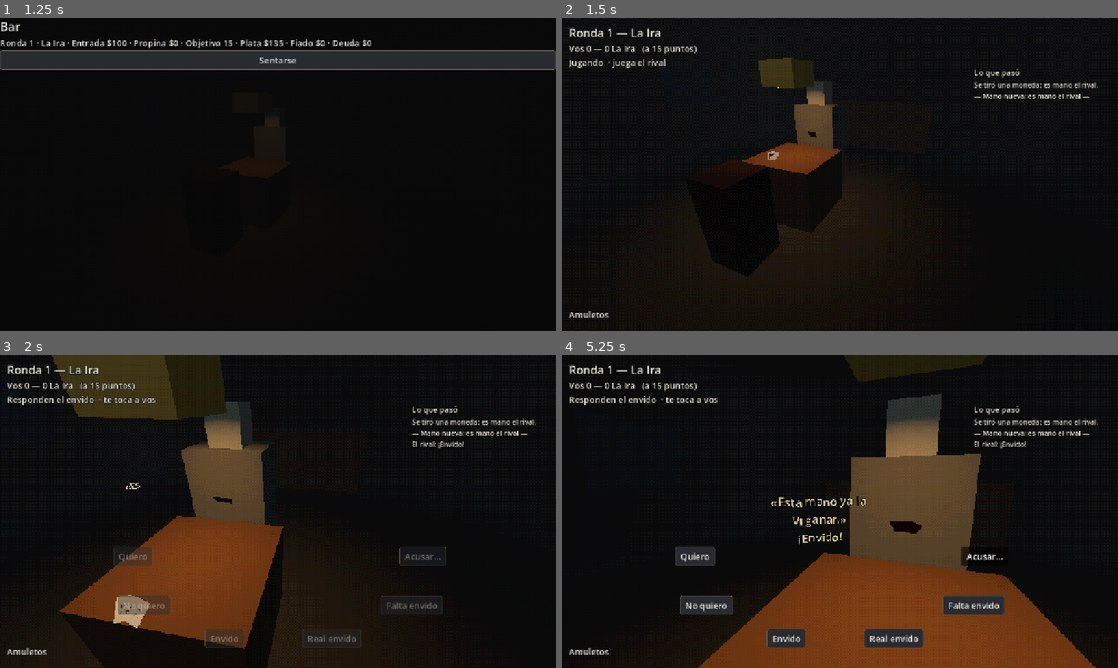
Above: before the commit, frames 1-4 (two rows, left to right).
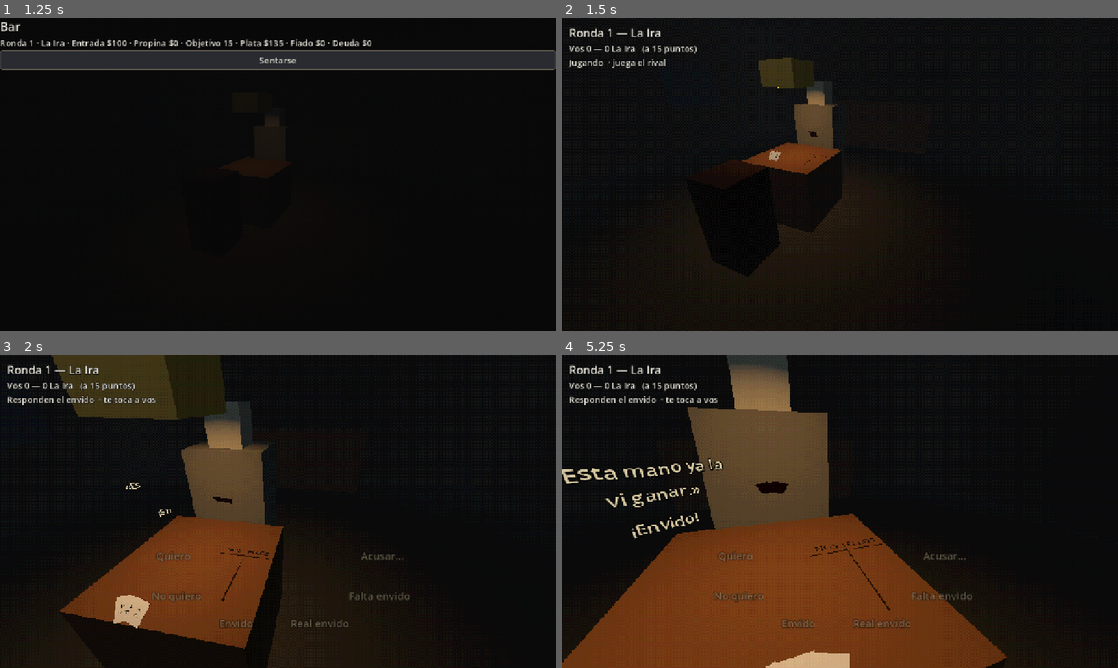
Above: after the commit, the same moments.

Repository: JoakoZarza/paye
Game: Godot game, scene res://ui/main.tscn
The game is run twice, just before and just after one commit, with the same random seed, the same clock (stepped at 60 frames per second) and the same inputs.
Inputs (mouse positions are in pixels of both pictures, inside the frame that each line leads up to):
- Up to frame 1 (1.25 s): click "Normal — Partida equilibrada …" at 0.5 s
- Up to frame 2 (1.5 s): click "Sentarse" at 1.25 s
- Up to frame 3 (2 s): no input
- Up to frame 4 (5.25 s): tap Enter at 2 s; move the mouse to (962, 495) at 2.02 s; hold D 2.03-2.75 s; hold Shift 2.03-2.75 s; click (962, 495) at 2.17 s; tap Space at 2.27 s; drag from (728, 527) to (812, 574) at 2.77 s; move the mouse to (895, 442) at 3.52 s; hold D 3.53-4.25 s; tap Ctrl at 3.6 s; click (895, 442) at 3.67 s; drag from (812, 574) to (673, 464) at 4.27 s; move the mouse to (1006, 558) at 5.02 s; hold A from 5.03 s (still down); tap Alt at 5.1 s; click (1006, 558) at 5.17 s

Frame 1 is identical in both runs. In frame 2, 0.7% of the frame differs, in the area x 1-97%, y 16-96%; in frame 3, 2.9%; in frame 4, 40%, in the area x 0-97%, y 0-100%.

Commit message:
feat(world): cantos temblorosos junto a la mano, contador de tanto, planilla NOS/ELLOS tallada y amuletos sobre la mesa
Co-Authored-By: Claude Opus 5.5 <noreply@anthropic.com>

Diff:
--- a/tests/tools/world_snapshot.gd
+++ b/tests/tools/world_snapshot.gd
@@ -1,6 +1,6 @@
 extends SceneTree
 ## Captura la mesa 3D en un PNG para revisarla sin jugar.
-## Uso: godot --path . -s res://tests/tools/world_snapshot.gd -- <salida.png> [ps1: 1|0] [fase: match|bar] [vista: hand|rival|left|right|back]
+## Uso: godot --path . -s res://tests/tools/world_snapshot.gd -- <salida.png> [ps1: 1|0] [fase: match|bar] [vista: hand|rival|left|right|back] [puntos: 4,7]
 
 const MAIN := "res://ui/main.tscn"
 
@@ -24,6 +24,10 @@
 	if phase == "match":
 		rc.enter_match()
 	main.camera.mouse_look = false
+	if args.size() > 4 and phase == "match":
+		var pts := args[4].split(",")
+		rc.table().truco_match.scores[0] = int(pts[0])
+		rc.table().truco_match.scores[1] = int(pts[1])
 	main.router.refresh()
 	await create_timer(1.2).timeout
 	if args.size() > 3:
--- a/tests/world/test_table_3d.gd
+++ b/tests/world/test_table_3d.gd
@@ -287,7 +287,7 @@
 	var diagonal: Array = ScoreTally.stick_shape(4)
 	assert_almost_eq(float(diagonal[2]), PI * 0.25, 0.001, "el quinto cruza en diagonal")
 	var next_group: Array = ScoreTally.stick_shape(5)
-	assert_gt(next_group[0].x, ScoreTally.SIDE, "el sexto empieza otro cuadrado")
+	assert_gt(next_group[0].z, ScoreTally.SIDE, "el sexto empieza otro cuadrado, debajo")
 	tally.set_points(2)
 	assert_eq(tally.points(), 2, "partido nuevo: se empieza de cero")
 
@@ -300,8 +300,10 @@
 	rc.table().truco_match.scores[0] = 3
 	rc.table().truco_match.scores[1] = 6
 	table.sync()
-	assert_eq((bar.marker("TallyPlayer").get_node("TallyPlayer") as ScoreTally).points(), 3)
-	assert_eq((bar.marker("TallyDealer").get_node("TallyDealer") as ScoreTally).points(), 6)
+	var sheet := bar.marker("ScoreSheet").get_node("Sheet") as ScoreSheet
+	assert_eq(sheet.tally(0).points(), 3, "NOS")
+	assert_eq(sheet.tally(1).points(), 6, "ELLOS")
+	assert_eq((sheet.get_node("HeaderNOS") as Label3D).text, "NOS")
 
 
 func test_el_canto_del_rival_espera_tu_respuesta() -> void:
@@ -309,7 +311,7 @@
 	var table: Table3D = s[2]
 	var bar: Bar3D = s[3]
 	var p := table.presenter
-	var speech := bar.marker("SpeechAnchor").get_node("RivalSpeech") as Subtitle3D
+	var speech := bar.marker("SpeechAnchor").get_node("RivalCall") as Subtitle3D
 	p._apply([GameEvent.make(&"call_made", {"player": TablePresenter.DEALER, "call": TrucoAction.Type.TRUCO})] as Array[GameEvent])
 	assert_true(p.rival_waiting)
 	table.sync()
@@ -371,3 +373,33 @@
 	assert_true(cam.leaning())
 	assert_lt(cam.global_position.z, seat.z - 0.15, "se adelanta")
 	assert_false(cam.looking_at_hand(), "inclinado, la mano se baja")
+
+
+func test_los_amuletos_estan_sobre_la_mesa() -> void:
+	var s := _setup()
+	var rc: RunController = s[0]
+	var screen: BaseScreen = s[1]
+	var table: Table3D = s[2]
+	rc.systems.loadout.equip(AmuletDef.load_all()[&"mirror"])
+	table.sync()
+	assert_eq(table.amulet_tokens().size(), 1)
+	var amulets := screen.find_child("Amulet_mirror", true, false) as Control
+	assert_true(amulets == null or not amulets.is_visible_in_tree(), "no hay botón de amuletos en 3D")
+
+
+func test_el_tanto_se_elige_con_flechitas() -> void:
+	var dial := TantoDial.new([0, 4, 5, 20, 21, 27, 33] as Array[int], 27)
+	add_child_autofree(dial)
+	assert_eq(dial.value, 27)
+	dial.nudge(1, 1)
+	assert_eq(dial.value, 33, "salta al siguiente que se puede declarar")
+	dial.nudge(10, -1)
+	assert_eq(dial.value, 21)
+	dial.nudge(1, -1)
+	assert_eq(dial.value, 20)
+	dial.nudge(10, -1)
+	assert_eq(dial.value, 5)
+	var got := [-1]
+	dial.declared.connect(func(v: int) -> void: got[0] = v)
+	(dial.find_child("Declare", true, false) as Button).pressed.emit()
+	assert_eq(got[0], 5)
--- /dev/null
+++ b/ui/ring_style.gd
@@ -0,0 +1,51 @@
+class_name RingStyle
+extends RefCounted
+## Botones de la mesa 3D: sin caja, solo el texto con borde negro que tiembla apenas,
+## como los subtítulos del rival pero más tranquilo. Al pasar el mouse se dora.
+
+const COLOR := Color("#D8C9A3")
+const HOVER := Color("#D9A54A")
+const DISABLED := Color(0.55, 0.52, 0.46, 0.6)
+const FONT_SIZE := 24
+## Temblor de RichTextLabel: rate = qué tan rápido, level = cuánto.
+const SHAKE := "[shake rate=5.0 level=3 connected=1]%s[/shake]"
+
+
+## Convierte un botón normal: el texto pasa a una etiqueta temblorosa encima.
+static func shakify(b: Button) -> void:
+	if b.get_node_or_null("Shaky") != null:
+		return
+	var text := b.text
+	var empty := StyleBoxEmpty.new()
+	for state in ["normal", "hover", "pressed", "disabled", "focus"]:
+		b.add_theme_stylebox_override(state, empty)
+	for state in ["font_color", "font_hover_color", "font_pressed_color", "font_disabled_color", "font_focus_color"]:
+		b.add_theme_color_override(state, Color.TRANSPARENT)
+	b.add_theme_font_size_override("font_size", FONT_SIZE)
+	var label := shaky_label(text)
+	label.name = "Shaky"
+	label.set_anchors_and_offsets_preset(Control.PRESET_FULL_RECT)
+	b.add_child(label)
+	_paint(b, label, false)
+	b.mouse_entered.connect(func() -> void: _paint(b, label, true))
+	b.mouse_exited.connect(func() -> void: _paint(b, label, false))
+
+
+static func shaky_label(text: String, size := FONT_SIZE) -> RichTextLabel:
+	var label := RichTextLabel.new()
+	label.bbcode_enabled = true
+	label.fit_content = true
+	label.scroll_active = false
+	label.autowrap_mode = TextServer.AUTOWRAP_OFF
+	label.mouse_filter = Control.MOUSE_FILTER_IGNORE
+	label.add_theme_font_size_override("normal_font_size", size)
+	label.add_theme_constant_override("outline_size", 8)
+	label.add_theme_color_override("font_outline_color", Color.BLACK)
+	label.add_theme_color_override("default_color", COLOR)
+	label.text = "[center]" + SHAKE % text + "[/center]"
+	return label
+
+
+static func _paint(b: Button, label: RichTextLabel, hover: bool) -> void:
+	var color := DISABLED if b.disabled else (HOVER if hover else COLOR)
+	label.add_theme_color_override("default_color", color)
--- a/ui/screens/table_screen.gd
+++ b/ui/screens/table_screen.gd
@@ -9,9 +9,9 @@
 ## Vista 3D: los cantos van en un arco alrededor de tu mano (centro y radios en
 ## fracción de pantalla; ángulos en grados, 270 = abajo).
 const RING_CENTER := Vector2(0.5, 0.7)
-const RING_RADII := Vector2(0.27, 0.22)
-const RING_FROM := 165.0
-const RING_TO := 375.0
+const RING_RADII := Vector2(0.2, 0.17)
+const RING_FROM := 160.0
+const RING_TO := 380.0
 ## Margen alrededor de un botón dentro del cual la cabeza se queda quieta.
 const HOLD_MARGIN := 14.0
 
@@ -38,6 +38,8 @@
 var _built := false
 var _ring: Control
 var _table3d: Table3D
+var _log_title: Label
+var _amulets_title: Label
 
 
 func _ready() -> void:
@@ -58,7 +60,9 @@
 ## Vista 3D: las cartas las pone el bar; acá quedan los botones abajo, sin tapar
 ## los clics sobre las cartas.
 func _use_world() -> void:
-	for n in [_dealer_row, _table_row, _player_row, _dealer_title, _table_title, _player_title]:
+	# En 3D lo que pasó se ve en la mesa y los amuletos están apoyados en ella.
+	for n in [_dealer_row, _table_row, _player_row, _dealer_title, _table_title, _player_title,
+			_log_title, _log, _amulets_title, _amulets]:
 		n.visible = false
 	# Título y puntaje arriba, botones abajo, el medio libre para ver la mesa.
 	var gap := Control.new()
@@ -81,6 +85,7 @@
 	_ring.mouse_filter = Control.MOUSE_FILTER_IGNORE
 	add_child(_ring)
 	_table3d = Table3D.new(world, presenter, ps1)
+	_table3d.amulet_pressed.connect(_on_amulet)
 	add_child(_table3d)
 
 
@@ -111,6 +116,8 @@
 		var c := items[i] as Control
 		_actions.remove_child(c)
 		_ring.add_child(c)
+		if c is Button:
+			RingStyle.shakify(c as Button)
 		var t := 0.5 if n == 1 else float(i) / (n - 1)
 		var a := deg_to_rad(lerpf(RING_FROM, RING_TO, t))
 		var spot := RING_CENTER + Vector2(cos(a) * RING_RADII.x, -sin(a) * RING_RADII.y)
@@ -169,7 +176,8 @@
 	_player_row = _row(main)
 	_actions = HFlowContainer.new()
 	main.add_child(_actions)
-	_label(main).text = "Amuletos"
+	_amulets_title = _label(main)
+	_amulets_title.text = "Amuletos"
 	_amulets = HFlowContainer.new()
 	main.add_child(_amulets)
 	_popup_box = VBoxContainer.new()
@@ -178,7 +186,8 @@
 	_tell_label = _label(side)
 	_known_label = _label(side)
 	_evidence_label = _label(side)
-	_label(side, 18).text = "Lo que pasó"
+	_log_title = _label(side, 18)
+	_log_title.text = "Lo que pasó"
 	_log = _label(side, 16)
 	_log.autowrap_mode = TextServer.AUTOWRAP_WORD_SMART
 	_log.size_flags_vertical = Control.SIZE_EXPAND_FILL
@@ -310,6 +319,13 @@
 	if values.is_empty():
 		return
 	var real := presenter.own_tanto()
+	if world != null:
+		var legal: Array[int] = []
+		legal.assign(values)
+		var dial := TantoDial.new(legal, real)
+		dial.declared.connect(presenter.declare)
+		_actions.add_child(dial)
+		return
 	var picker := OptionButton.new()
 	picker.name = "TantoPicker"
 	for v in values:
--- a/ui/table_presenter.gd
+++ b/ui/table_presenter.gd
@@ -41,7 +41,9 @@
 ## cada frase nueva, para que el subtítulo sepa cuándo volver a escribir.
 var rival_line := ""
 var rival_line_id := 0
-## El último canto del rival espera que respondas o juegues.
+## El canto del rival que espera que respondas o juegues: queda escrito aparte.
+var rival_call := ""
+var rival_call_id := 0
 var rival_waiting := false
 var _seen_tell: Object
 
@@ -338,15 +340,17 @@
 		if text != "":
 			log_lines.append(text)
 		var line := rival_says(e)
-		if line != "":
-			said.append(line)
 		if int(e.data.get("player", -1)) == PLAYER or e.type == &"hand_over":
 			rival_waiting = false
 		elif e.type in WAITING_EVENTS and int(e.data.get("player", -1)) == DEALER:
 			rival_waiting = true
+			rival_call = line
+			rival_call_id += 1
+			continue
+		if line != "":
+			said.append(line)
 	if not said.is_empty():
-		rival_line = "
-".join(said)
+		rival_line = "\n".join(said)
 		rival_line_id += 1
 	while log_lines.size() > LOG_LINES:
 		log_lines.pop_front()
--- /dev/null
+++ b/ui/tanto_dial.gd
@@ -0,0 +1,93 @@
+class_name TantoDial
+extends HBoxContainer
+## Contador de tanto como un cuentavueltas: una flechita arriba y otra abajo para la
+## decena y para la unidad. Solo deja quedarse en valores que se pueden declarar.
+
+signal declared(value: int)
+
+var value := 0
+var _legal: Array[int] = []
+var _tens: RichTextLabel
+var _units: RichTextLabel
+
+
+func _init(legal: Array[int], start: int) -> void:
+	name = "TantoDial"
+	_legal = legal.duplicate()
+	_legal.sort()
+	value = start if start in _legal else (_legal[0] if not _legal.is_empty() else 0)
+	add_theme_constant_override("separation", 6)
+	_tens = _column("Tens", 10)
+	_units = _column("Units", 1)
+	var ok := Button.new()
+	ok.name = "Declare"
+	ok.text = "Declarar"
+	ok.pressed.connect(func() -> void: declared.emit(value))
+	add_child(ok)
+	RingStyle.shakify(ok)
+	_show()
+
+
+## Sube (dir 1) o baja (dir -1) de a step y se acomoda al valor válido más cercano en
+## esa dirección; si no hay, se queda.
+func nudge(step: int, dir: int) -> void:
+	var wanted := value + step * dir
+	var best := value
+	for v in _legal:
+		if dir > 0 and v > value and (best == value or absi(v - wanted) < absi(best - wanted)):
+			best = v
+		elif dir < 0 and v < value and (best == value or absi(v - wanted) < absi(best - wanted)):
+			best = v
+	value = best
+	_show()
+
+
+func _column(prefix: String, step: int) -> RichTextLabel:
+	var col := VBoxContainer.new()
+	col.alignment = BoxContainer.ALIGNMENT_CENTER
+	add_child(col)
+	col.add_child(_arrow(prefix + "Up", true, nudge.bind(step, 1)))
+	var digit := RingStyle.shaky_label("0", 30)
+	digit.custom_minimum_size = Vector2(26, 0)
+	col.add_child(digit)
+	col.add_child(_arrow(prefix + "Down", false, nudge.bind(step, -1)))
+	return digit
+
+
+func _arrow(node_name: String, up: bool, on_press: Callable) -> Button:
+	var b := Arrow.new()
+	b.name = node_name
+	b.up = up
+	b.custom_minimum_size = Vector2(26, 16)
+	b.pressed.connect(on_press)
+	return b
+
+
+func _show() -> void:
+	_tens.text = "[center]" + RingStyle.SHAKE % str(value / 10) + "[/center]"
+	_units.text = "[center]" + RingStyle.SHAKE % str(value % 10) + "[/center]"
+
+
+## Una flechita dibujada, sin depender de que la fuente tenga el símbolo.
+class Arrow extends Button:
+	var up := true
+
+	func _init() -> void:
+		flat = true
+		focus_mode = Control.FOCUS_NONE
+		mouse_entered.connect(queue_redraw)
+		mouse_exited.connect(queue_redraw)
+
+	func _draw() -> void:
+		var s := size
+		var w := minf(s.x, 18.0) * 0.5
+		var c := Vector2(s.x * 0.5, s.y * 0.5)
+		var h := minf(s.y, 12.0) * 0.5
+		var pts := PackedVector2Array([c + Vector2(-w, h), c + Vector2(w, h), c + Vector2(0, -h)]) if up \
+			else PackedVector2Array([c + Vector2(-w, -h), c + Vector2(w, -h), c + Vector2(0, h)])
+		var color := RingStyle.HOVER if is_hovered() else RingStyle.COLOR
+		draw_colored_polygon(pts, Color.BLACK)
+		var inner := PackedVector2Array()
+		for p in pts:
+			inner.append(c + (p - c) * 0.7)
+		draw_colored_polygon(inner, color)
--- /dev/null
+++ b/world/amulet_token.gd
@@ -0,0 +1,72 @@
+class_name AmuletToken
+extends Node3D
+## Un amuleto apoyado en la mesa. Si se puede usar, se levanta al pasar el mouse y
+## un clic lo usa. Carga res://assets/models/amulet_<id>.glb o muestra un cubito.
+
+signal pressed(id: StringName, needs: StringName)
+
+const SIZE := Vector3(0.05, 0.025, 0.05)
+const ON := Color("#D9A54A")
+const OFF := Color("#6B665E")
+const LIFT := 0.015
+
+var id: StringName
+var needs: StringName
+var enabled := false
+var _slot: AssetSlot
+var _label: Label3D
+var _hover_tween: Tween
+
+
+func setup(info: Dictionary, ps1: bool) -> void:
+	id = info["id"]
+	needs = info.get("needs", &"")
+	enabled = bool(info["enabled"])
+	name = "Amulet3D_" + String(id)
+	_slot = AssetSlot.new()
+	_slot.asset_name = "amulet_" + String(id)
+	_slot.placeholder_size = SIZE
+	_slot.placeholder_color = ON if enabled else OFF
+	_slot.ps1 = ps1
+	add_child(_slot)
+	_label = Label3D.new()
+	_label.text = String(info["text"]).replace(" · ", "\n")
+	_label.font_size = 28
+	_label.pixel_size = 0.0007
+	_label.outline_size = 8
+	_label.modulate = RingStyle.COLOR if enabled else RingStyle.DISABLED
+	_label.rotation.x = -PI * 0.35
+	_label.position = Vector3(0, 0.01, SIZE.z * 0.5 + 0.03)
+	add_child(_label)
+	var area := Area3D.new()
+	var shape := CollisionShape3D.new()
+	var box := BoxShape3D.new()
+	box.size = SIZE + Vector3(0.02, 0.03, 0.06)
+	shape.shape = box
+	shape.position = Vector3(0, SIZE.y * 0.5, 0.02)
+	area.add_child(shape)
+	add_child(area)
+	area.input_event.connect(_on_input)
+	area.mouse_entered.connect(_hover.bind(true))
+	area.mouse_exited.connect(_hover.bind(false))
+
+
+func press() -> void:
+	if enabled:
+		pressed.emit(id, needs)
+
+
+func _hover(on: bool) -> void:
+	if not enabled:
+		return
+	_label.modulate = RingStyle.HOVER if on else RingStyle.COLOR
+	if _hover_tween != null:
+		_hover_tween.kill()
+	_hover_tween = create_tween()
+	_hover_tween.tween_property(_slot, "position:y", LIFT if on else 0.0, 0.12)
+
+
+func _on_input(_camera: Node, event: InputEvent, _pos: Vector3, _normal: Vector3, _shape: int) -> void:
+	var mb := event as InputEventMouseButton
+	if mb != null and mb.button_index == MOUSE_BUTTON_LEFT and mb.pressed:
+		press()
--- a/world/bar_3d.gd
+++ b/world/bar_3d.gd
@@ -10,10 +10,10 @@
 	"Baza1_Player": Vector3(-0.12, 0.755, 0.08), "Baza1_Dealer": Vector3(-0.12, 0.755, -0.08),
 	"Baza2_Player": Vector3(0, 0.756, 0.08), "Baza2_Dealer": Vector3(0, 0.756, -0.08),
 	"Baza3_Player": Vector3(0.12, 0.757, 0.08), "Baza3_Dealer": Vector3(0.12, 0.757, -0.08),
-	"Deck": Vector3(0.33, 0.76, 0), "AmuletTray": Vector3(-0.33, 0.76, 0.25),
+	"Deck": Vector3(0.33, 0.76, -0.28), "AmuletTray": Vector3(-0.33, 0.76, 0.25),
 	"Scoreboard": Vector3(1.4, 1.8, -3.9), "TellAnchor": Vector3(0, 1.75, -0.7),
 	"SpeechAnchor": Vector3(-0.5, 1.05, -0.5),
-	"TallyPlayer": Vector3(0.3, 0.7505, 0.24), "TallyDealer": Vector3(0.3, 0.7505, -0.2),
+	"ScoreSheet": Vector3(0.27, 0.7505, -0.1),
 	"PathStand": Vector3(0, 1.6, 1.05), "PathSide": Vector3(1.25, 1.6, 0.7), "PathCounter": Vector3(0.9, 1.6, -1.6),
 }
 ## Grados (x = mirar arriba/abajo, y = girar). Sin entrada: mira hacia -Z.
--- /dev/null
+++ b/world/score_sheet.gd
@@ -0,0 +1,69 @@
+class_name ScoreSheet
+extends Node3D
+## La planilla en T tallada en la mesa, como se anotan los puntos del truco:
+## arriba NOS y ELLOS, una raya abajo de los nombres, otra al medio, y debajo de cada
+## nombre los cuadrados de cinco palitos, uno bajo el otro.
+
+const COLUMN := 0.05
+const HEADER_FONT := 64
+const HEADER_PIXEL := 0.00045
+const LINE_Z := 0.02
+const FIRST_GROUP_Z := 0.045
+const WIDTH := 0.2
+const LENGTH := 0.24
+const NAMES := ["NOS", "ELLOS"]
+## Tamaño sobre la mesa (no toca la altura de los surcos).
+const SHEET_SCALE := 1.6
+
+var ps1 := false
+var _tallies: Array[ScoreTally] = []
+
+
+func _ready() -> void:
+	scale = Vector3(SHEET_SCALE, 1, SHEET_SCALE)
+	for i in 2:
+		var x := -COLUMN if i == 0 else COLUMN
+		var header := Label3D.new()
+		header.name = "Header" + NAMES[i]
+		header.text = NAMES[i]
+		header.font_size = HEADER_FONT
+		header.pixel_size = HEADER_PIXEL
+		header.outline_size = 0
+		header.modulate = ScoreTally.COLOR
+		header.shaded = false
+		header.rotation.x = -PI * 0.5
+		header.position = Vector3(x, 0.0015, -0.008)
+		add_child(header)
+		var tally := ScoreTally.new()
+		tally.name = "Tally" + NAMES[i]
+		tally.ps1 = ps1
+		tally.position = Vector3(x, 0, FIRST_GROUP_Z)
+		add_child(tally)
+		_tallies.append(tally)
+	_groove(Vector3(0, 0, LINE_Z), WIDTH, 0.0)
+	_groove(Vector3(0, 0, LENGTH * 0.5 - 0.015), LENGTH, PI * 0.5)
+
+
+## 0 = nosotros (vos), 1 = ellos (el rival).
+func tally(who: int) -> ScoreTally:
+	return _tallies[who] if who < _tallies.size() else null
+
+
+func set_scores(scores: Array) -> void:
+	for i in mini(scores.size(), _tallies.size()):
+		_tallies[i].set_points(int(scores[i]))
+
+
+func _groove(pos: Vector3, length: float, angle: float) -> void:
+	var line := MeshInstance3D.new()
+	var mesh := BoxMesh.new()
+	mesh.size = Vector3(length, ScoreTally.GROOVE.y, ScoreTally.GROOVE.x)
+	line.mesh = mesh
+	var material := StandardMaterial3D.new()
+	material.albedo_color = ScoreTally.COLOR
+	line.material_override = material
+	line.position = pos
+	line.rotation.y = angle
+	add_child(line)
+	if ps1:
+		Ps1Material.apply(line)
--- a/world/score_tally.gd
+++ b/world/score_tally.gd
@@ -1,14 +1,12 @@
 class_name ScoreTally
 extends Node3D
-## Los puntos tallados en la mesa como se anotan en el truco: cada punto un palito,
-## cuatro forman un cuadrado y el quinto lo cruza en diagonal. Los nuevos se graban
-## con un tirón corto, como hechos a cuchillo.
+## Una columna de la planilla de puntos tallada en la mesa: cada punto un palito,
+## cuatro forman un cuadrado y el quinto lo cruza en diagonal; los cuadrados van uno
+## debajo del otro. Los nuevos se graban con un tirón corto, como hechos a cuchillo.
 
 const SIDE := 0.034
 const GROOVE := Vector2(0.0035, 0.0015)
 const GROUP_GAP := 0.018
-const ROW_GAP := 0.02
-const PER_ROW := 3
 const CARVE_SECONDS := 0.18
 const COLOR := Color("#1E120B")
 
@@ -41,7 +39,7 @@
 ## [centro, largo, ángulo sobre la mesa] del palito i.
 static func stick_shape(i: int) -> Array:
 	var group := i / 5
-	var origin := Vector3((group % PER_ROW) * (SIDE + GROUP_GAP), 0, (group / PER_ROW) * (SIDE + ROW_GAP))
+	var origin := Vector3(0, 0, group * (SIDE + GROUP_GAP))
 	var h := SIDE * 0.5
 	match i % 5:
 		0:
--- a/world/subtitle_3d.gd
+++ b/world/subtitle_3d.gd
@@ -9,7 +9,7 @@
 const LINE_GAP := 1.15
 ## Letras por segundo al escribirse y cuánto queda antes de apagarse.
 const TYPE_RATE := 40.0
-const HOLD_SECONDS := 5.0
+const HOLD_SECONDS := 3.5
 const FADE_SECONDS := 0.6
 ## Temblor: cada cuánto salta, cuánto (fracción de la altura de letra) y la chance de
 ## un tirón más grande.
--- a/world/table_3d.gd
+++ b/world/table_3d.gd
@@ -3,6 +3,8 @@
 ## Pone en el bar 3D lo que dice el TablePresenter: tus cartas en abanico, las del
 ## rival boca abajo, las jugadas en su baza, lo que dice el rival al lado suyo, la luz según
 ## su humor y la pizarra. Los clics en tus cartas vuelven al presentador (Plan 7, Tarea 4).
+
+signal amulet_pressed(id: StringName, needs: StringName)
 
 const CARD_SCENE := preload("res://world/card_3d.tscn")
 const MOVE_SECONDS := 0.25
@@ -19,6 +21,12 @@
 const LAMP_COLORS := {&"calm": Color("#ffc77a"), &"nervous": Color("#e8d08a"),
 	&"smug": Color("#ffb45a"), &"angry": Color("#ff7a52")}
 const LAMP_DEFAULT := Color("#ffc77a")
+## Amuletos sobre el lado izquierdo de la mesa: el primero cerca tuyo, el segundo más
+## allá, y si hubiera más se alternan.
+const AMULET_SPOTS := [Vector3(-0.32, 0.7505, 0.3), Vector3(-0.3, 0.7505, -0.2),
+	Vector3(-0.38, 0.7505, 0.18), Vector3(-0.36, 0.7505, -0.08)]
+## El canto va debajo de lo que murmura.
+const CALL_OFFSET := Vector3(0, -0.26, 0)
 const PLAYER := TablePresenter.PLAYER
 const DEALER := TablePresenter.DEALER
 
@@ -33,7 +41,11 @@
 var _revealed: Dictionary = {}
 var _speech: Subtitle3D
 var _said_id := 0
-var _tallies: Array[ScoreTally] = []
+var _call: Subtitle3D
+var _call_id := 0
+var _sheet: ScoreSheet
+var _amulets: Array[AmuletToken] = []
+var _amulets_key := ""
 var _babble: Babble
 var _hand_raised := true
 
@@ -51,17 +63,20 @@
 	_speech = Subtitle3D.new()
 	_speech.name = "RivalSpeech"
 	bar.marker("SpeechAnchor").add_child(_speech)
+	_call = Subtitle3D.new()
+	_call.name = "RivalCall"
+	_call.position = CALL_OFFSET
+	bar.marker("SpeechAnchor").add_child(_call)
 	_babble = Babble.new()
 	_babble.name = "RivalBabble"
 	bar.marker("SpeechAnchor").add_child(_babble)
 	_babble.set_voice(presenter.sin_name())
 	_speech.letter_typed.connect(_babble.on_letter)
-	for who in [PLAYER, DEALER]:
-		var tally := ScoreTally.new()
-		tally.name = "Tally" + ("Player" if who == PLAYER else "Dealer")
-		tally.ps1 = ps1
-		bar.marker(tally.name).add_child(tally)
-		_tallies.append(tally)
+	_call.letter_typed.connect(_babble.on_letter)
+	_sheet = ScoreSheet.new()
+	_sheet.name = "Sheet"
+	_sheet.ps1 = ps1
+	bar.marker("ScoreSheet").add_child(_sheet)
 	presenter.changed.connect(sync)
 	sync()
 
@@ -87,9 +102,10 @@
 func _exit_tree() -> void:
 	if is_instance_valid(_root):
 		_root.queue_free()
-	if is_instance_valid(_speech):
-		_speech.queue_free()
-	for n in [_babble] + _tallies:
+	for n in [_speech, _call]:
+		if is_instance_valid(n):
+			n.queue_free()
+	for n in [_babble, _sheet] + _amulets:
 		if is_instance_valid(n):
 			n.queue_free()
 	if not is_instance_valid(bar):
@@ -159,8 +175,8 @@
 	if accomplice != null:
 		accomplice.visible = presenter.accomplice_present()
 	var m := presenter.rc.table().truco_match
-	for who in [PLAYER, DEALER]:
-		_tallies[who].set_points(m.scores[who])
+	_sheet.set_scores(m.scores)
+	_sync_amulets()
 
 
 ## [posición, rotación] de la carta i de n en un abanico centrado en center.
@@ -206,12 +222,39 @@
 
 
 func _sync_tell() -> void:
+	# Lo que murmura se va solo; el canto queda abajo hasta que respondas.
 	if presenter.rival_line_id != _said_id:
 		_said_id = presenter.rival_line_id
-		_speech.say(presenter.rival_line, presenter.rival_waiting)
-	elif _speech.persistent and not presenter.rival_waiting:
-		_speech.dismiss()
+		_speech.say(presenter.rival_line)
+	if presenter.rival_call_id != _call_id:
+		_call_id = presenter.rival_call_id
+		_call.say(presenter.rival_call, presenter.rival_waiting)
+	elif _call.persistent and not presenter.rival_waiting:
+		_call.dismiss()
 	var t := presenter.tell()
 	var light := bar.get_node_or_null("LampLight") as Light3D
 	if light != null:
 		light.light_color = LAMP_COLORS.get(t.get("kind", &""), LAMP_DEFAULT)
+
+
+func amulet_tokens() -> Array[AmuletToken]:
+	return _amulets
+
+
+## Rehace los amuletos de la mesa solo si cambió algo (cargas, turno, cuáles hay).
+func _sync_amulets() -> void:
+	var infos := presenter.amulet_buttons()
+	var key := str(infos)
+	if key == _amulets_key:
+		return
+	_amulets_key = key
+	for t in _amulets:
+		t.queue_free()
+	_amulets.clear()
+	for i in infos.size():
+		var token := AmuletToken.new()
+		token.position = AMULET_SPOTS[i % AMULET_SPOTS.size()] + Vector3(0, 0, 0.12 * (i / AMULET_SPOTS.size()))
+		_root.add_child(token)
+		token.setup(infos[i], ps1)
+		token.pressed.connect(func(id: StringName, needs: StringName) -> void: amulet_pressed.emit(id, needs))
+		_amulets.append(token)
Not shown, added: ui/ring_style.gd.uid
Not shown, added: ui/tanto_dial.gd.uid
Not shown, added: world/amulet_token.gd.uid
Not shown, added: world/score_sheet.gd.uid
Not shown, changed: docs/plans/2026-11-02-plan-7-mesa-3d.md
